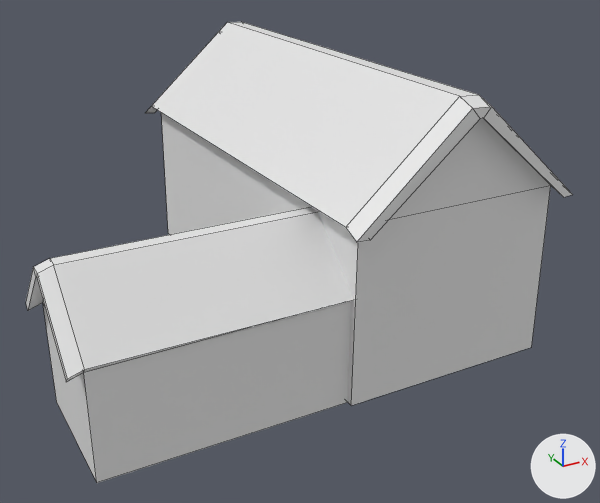
What one commit did to the Blender file assets/buildings/pub/pub.blend.
Rendered twice from a 50 mm camera at (-25.2, -33.3, 17.7) aimed at (-8.3, -2.6, 2.3). The lights are fixed; the arrows at lower right show +X, +Y and +Z. The older version comes first. Mesh edges are drawn as thin lines.

Objects in the first picture: 'pub_centre', 'pub_right'.
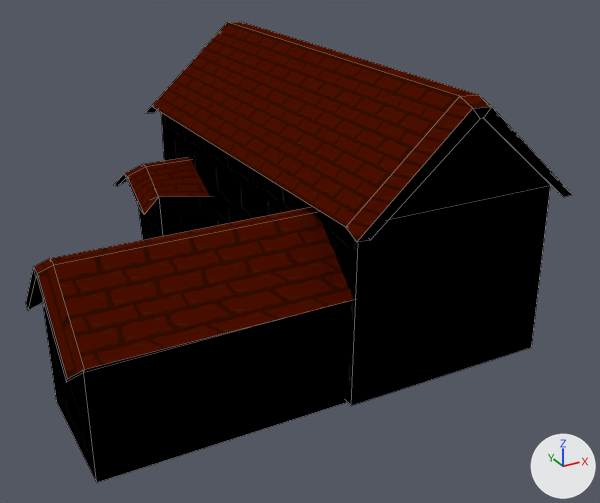
Patch to the scene script:
```diff
--- a/assets/buildings/pub/pub.blend.py
+++ b/assets/buildings/pub/pub.blend.py
@@ img_txtnrm_pub_roof_png @@
+img_txtnrm_pub_roof_png = load_image('txtnrm_pub_roof.png', 'txtnrm_pub_roof.png', 64, 64, 'sRGB')
@@ img_txt_pub_roof_png @@
+img_txt_pub_roof_png = load_image('txt_pub_roof.png', 'txt_pub_roof.png', 64, 64, 'sRGB')
@@ img_txtnrm_pub_brick_png @@
+img_txtnrm_pub_brick_png = load_image('txtnrm_pub_brick.png', 'txtnrm_pub_brick.png', 64, 64, 'sRGB')
@@ img_txt_pub_brick_png @@
+img_txt_pub_brick_png = load_image('txt_pub_brick.png', 'txt_pub_brick.png', 64, 64, 'sRGB')
@@ mat_roof @@
+mat_roof = bpy.data.materials.new('roof')
+# uses the picture img_txt_pub_roof_png
+# uses the picture img_txtnrm_pub_roof_png
@@ mat_brick @@
+mat_brick = bpy.data.materials.new('brick')
+# uses the picture img_txt_pub_brick_png
+# uses the picture img_txtnrm_pub_brick_png
@@ me_cube_005 @@
 me_cube_005.from_pydata(...)  # 36 vertices, 37 faces; spans x -1.06..1.31, y -1.09..2.22, z -0.98..6.68
 # used by ob_pub_centre; location = (-6.18, -3.8, 0.65); scale = (4.3, 6.66, 1.53)
+# me_cube_005 part 1: 5 of the faces centred in x -0.94..1.2, y -0.98..2.04, z -0.98..1.48 switch from no material to mat_brick
+# me_cube_005 part 2: 3 of the faces centred in x -1.0..1.25, y -1.04..-0.98, z 3.85..5.17 switch from no material to mat_brick
+# me_cube_005 part 3: all 11 faces centred in x -1.0..1.25, y 2.13..2.22, z 3.72..6.44 switch from no material to mat_roof
+# me_cube_005 part 4: all 9 faces centred in x -0.52..0.77, y -1.09..-1.04, z 5.05..6.57 switch from no material to mat_roof
+# me_cube_005 part 5: all 8 faces centred in x -1.0..1.25, y 0.53, z 3.94..6.66 switch from no material to mat_roof
@@ me_cube_006 @@
 me_cube_006.from_pydata(...)  # 28 vertices, 29 faces; spans x -1.28..1.06, y -1.59..1.2, z -0.98..6.88
 # used by ob_pub_right; location = (-12.83, -6.93, 0.0); rotation_euler = (0.0, 0.0, 1.571), in degrees (0, 0, 90); scale = (2.56, 6.66, 0.911)
+# me_cube_006 part 6: 12 of the faces centred in x -1.24..0.49, y -1.34..1.16, z 3.84..6.86 switch from no material to mat_brick
+# me_cube_006 part 7: 5 of the faces centred in x -1.21..0.96, y -1.59..1.12, z -0.98..1.54 switch from no material to mat_brick
+# me_cube_006 part 8: 12 of the faces centred in x -1.25..1.01, y -0.24..1.2, z 3.86..6.86 switch from no material to mat_roof
@@ me_cube_008 @@
+me_cube_008.from_pydata(...)  # 24 vertices, 22 faces; spans x -1.64..1.0, y -1.15..1.23, z -1.0..4.05
+# faces by material slot: [8, 14]
+me_cube_008.materials.append(mat_brick)
+me_cube_008.materials.append(mat_roof)
@@ ob_pub_door @@
+ob_pub_door = bpy.data.objects.new('pub_door', me_cube_008)
+ob_pub_door.location = (-11.06, 5.83, 0.0)
+ob_pub_door.scale = (1.59, 2.5, 1.17)
```

Changed parts and their boxes (x1, y1, x2, y2) in the pictures (600 x 503 px):
'pub_door', added
    after: (114, 157, 211, 240)
    faces in mat_roof: (114, 157, 210, 214)
    faces in mat_brick: (138, 196, 211, 240)
part 1 of me_cube_005, recoloured (white to black)
    both: (161, 112, 551, 406)
part 2 of me_cube_005, recoloured (white to black)
    both: (389, 118, 550, 220)
part 3 of me_cube_005, recoloured
    both: (146, 106, 157, 113)
part 4 of me_cube_005, recoloured (darker)
    both: (346, 95, 573, 242)
part 5 of me_cube_005, recoloured (white to brown)
    both: (152, 22, 478, 227)
part 6 of me_cube_006, recoloured
    both: (28, 278, 84, 382)
part 7 of me_cube_006, recoloured (white to black)
    both: (43, 302, 351, 483)
part 8 of me_cube_006, recoloured (white to red)
    both: (26, 207, 354, 382)
